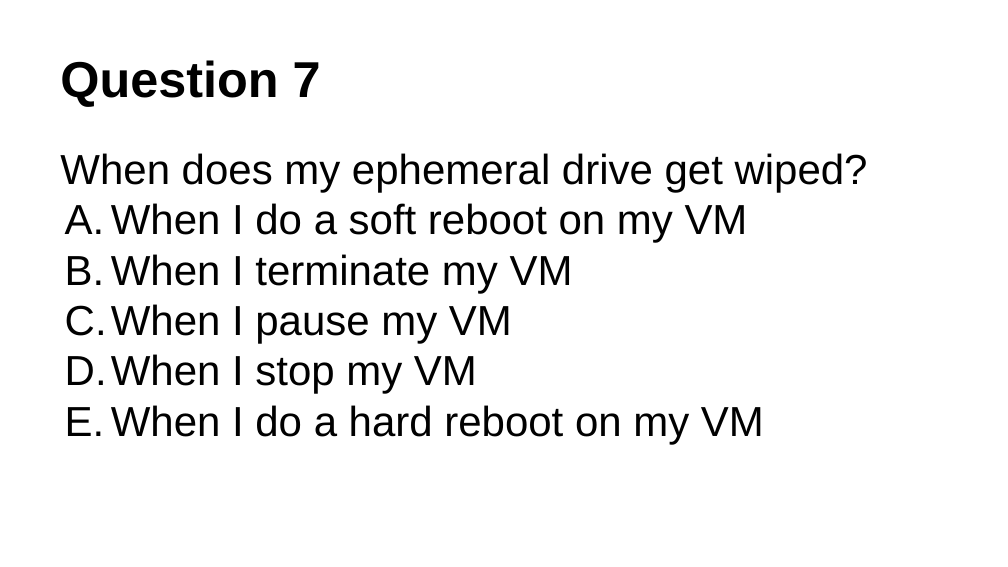
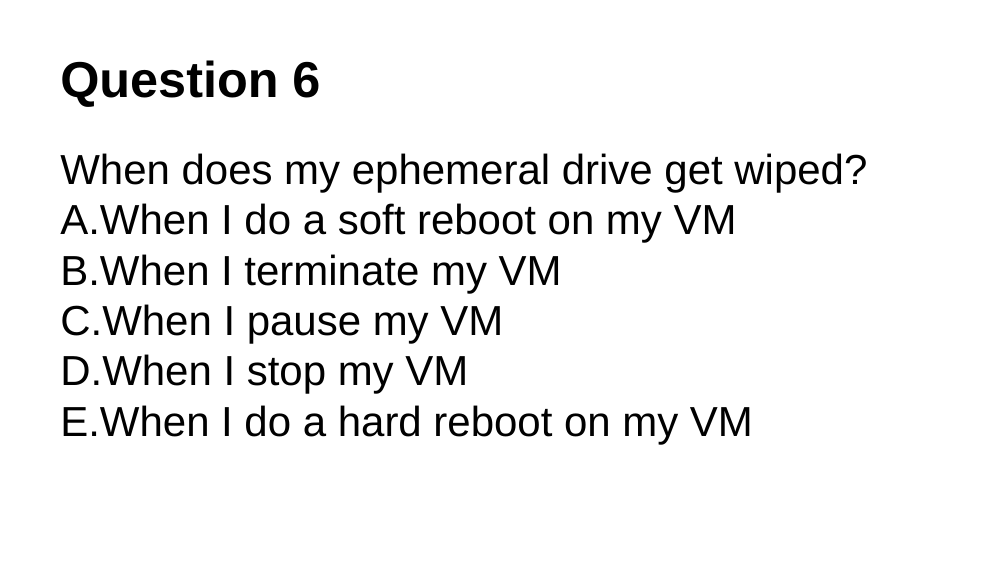
Before and after one commit to resbaz/nectar-cloud-lessons, a slide deck: slide 8 of Lessons/Lesson_I/Lesson_I_Questions.pptx (slide 9 before the commit). Drawn at 1008x567 pixels with LibreOffice and Linux fonts; fonts in the diff are those of the drawing. Boxes give left, top, right and bottom in pixels: in the first picture for what was removed or moved away, otherwise in the second. Text is boxed around its words. In the diff, an @@ line names an element or a change of style, - is before the commit and + after.

```diff
--- a/Lessons/Lesson_I/Lesson_I_Questions.pptx
+++ b/Lessons/Lesson_I/Lesson_I_Questions.pptx
@@ text at (x1=60, y1=60, x2=320, y2=106): text changed @@
-Question 7
+Question 6
@@ text at (x1=60, y1=203, x2=753, y2=444): indent changed @@
```
Also in this commit, not shown: 4 other slides changed, 2 slides removed, 2 other files.
